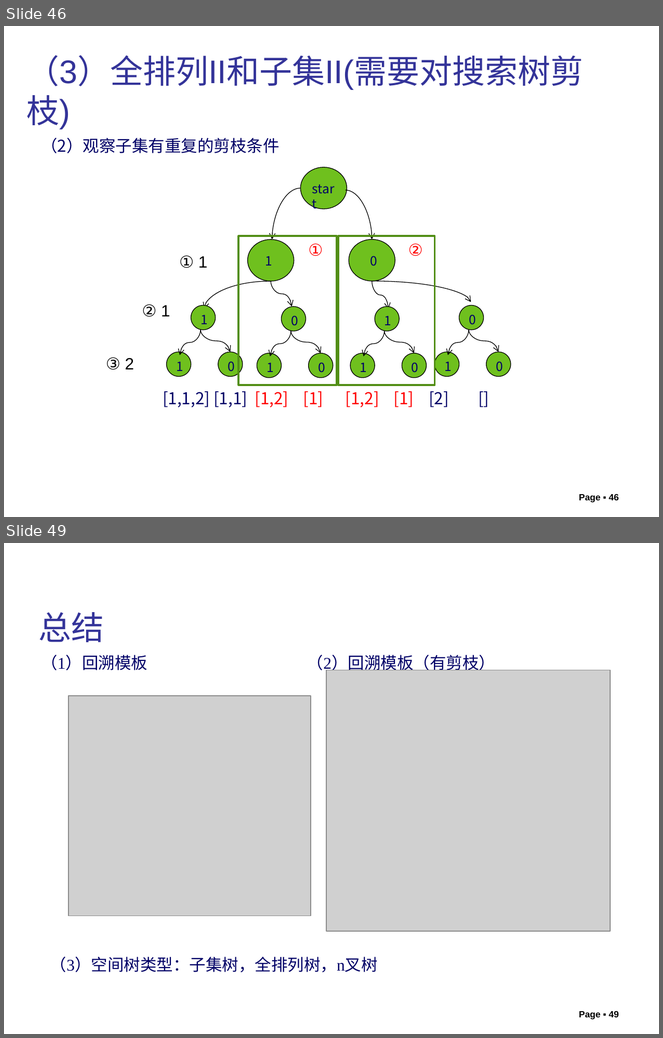
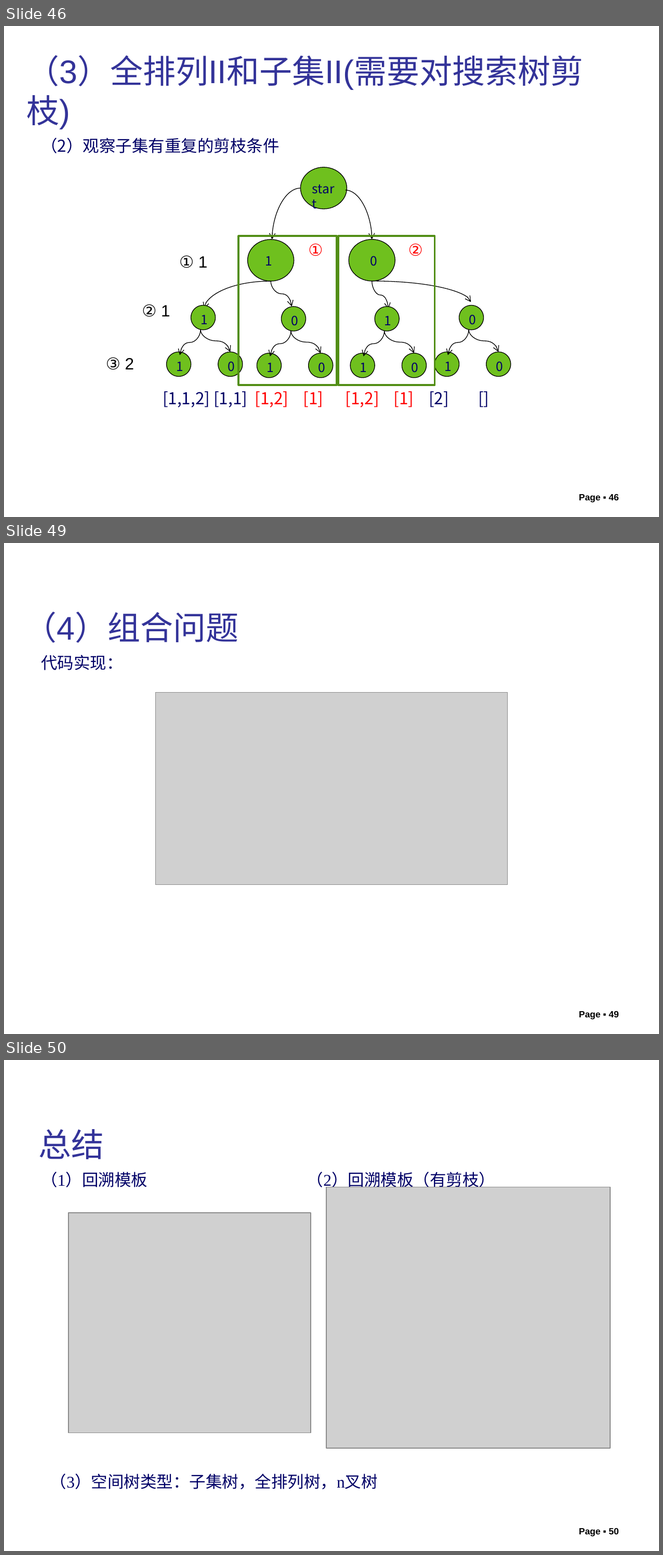
Before and after one commit to liutongling/DP, a slide deck: file/第6章 回朔法.pptx. Shown one above the other, each under a label of ours: slides 46 and 49 before the commit, slides 46, 49 and 50 after it; the slides between them are not shown. The pictures are 663x1038 and 663x1555 pixels, drawn with LibreOffice and Linux fonts; fonts in the diff are those of the drawing; grey boxes stand for pictures; background and template pictures are left out. Boxes give left, top, right and bottom in pixels: in the first picture for what was removed or moved away, otherwise in the second. Text is boxed around its words. In the diff, an @@ line names an element or a change of style, - is before the commit and + after.

```diff
--- a/file/第6章 回朔法.pptx
+++ b/file/第6章 回朔法.pptx
@@ slide 49 added at [4,543,659,1034], background #FFFFFF @@
@@ text added at [24,612,239,643], 36 pt, text #333399 @@
+（4）组合问题
@@ text added at [41,655,123,670], 18 pt, text #000066 @@
+代码实现：
@@ picture added at [155,692,508,885] @@
@@ page number added at [579,1011,619,1020], 10 pt, text #000000, bold @@
+Page ▪ 49
@@ what was slide 49 is now slide 50 @@
@@ page number at [579,1529,619,1537]: text changed @@
-Page ▪ 49
+Page ▪ 50
```
Also in this commit, not shown: 4 slides changed, 2 other files.
